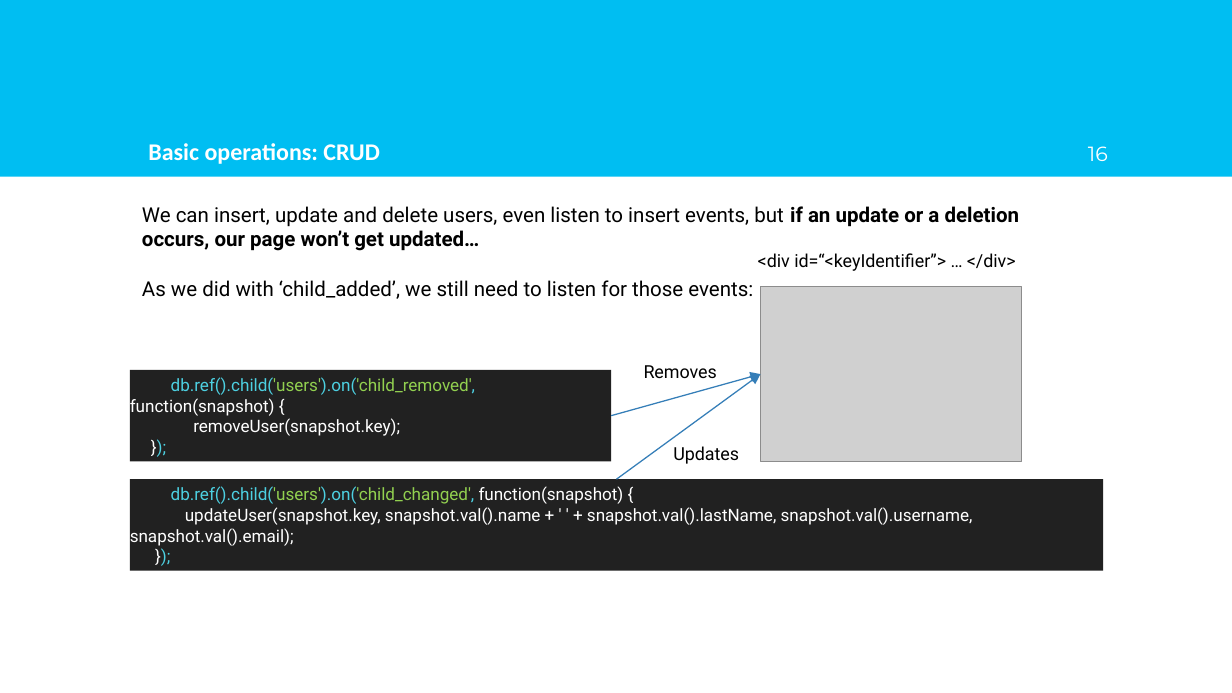
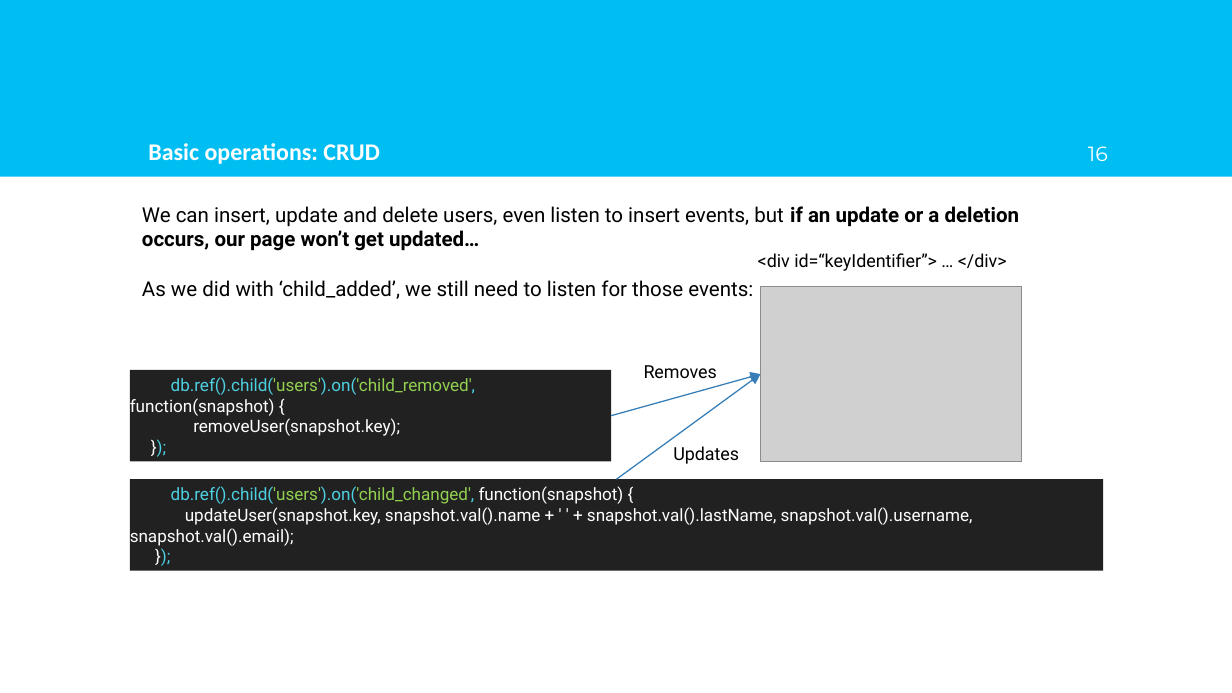
Before and after one commit to AlfonsoLRz/Firebase-Tutorial, a slide deck: slide 16 of doc/Tutorial.pptx. Drawn at 1232x693 pixels with LibreOffice and Linux fonts; fonts in the diff are those of the drawing; grey boxes stand for pictures; background and template pictures are left out. Boxes give left, top, right and bottom in pixels: in the first picture for what was removed or moved away, otherwise in the second. Text is boxed around its words. In the diff, an @@ line names an element or a change of style, - is before the commit and + after.

```diff
--- a/doc/Tutorial.pptx
+++ b/doc/Tutorial.pptx
@@ text at [758,253,1007,271]: text changed @@
-<div id=“<keyIdentifier”> … </div>
+<div id=“keyIdentifier”> … </div>
```
Also in this commit, not shown: 2 other slides changed, 1 other file.
